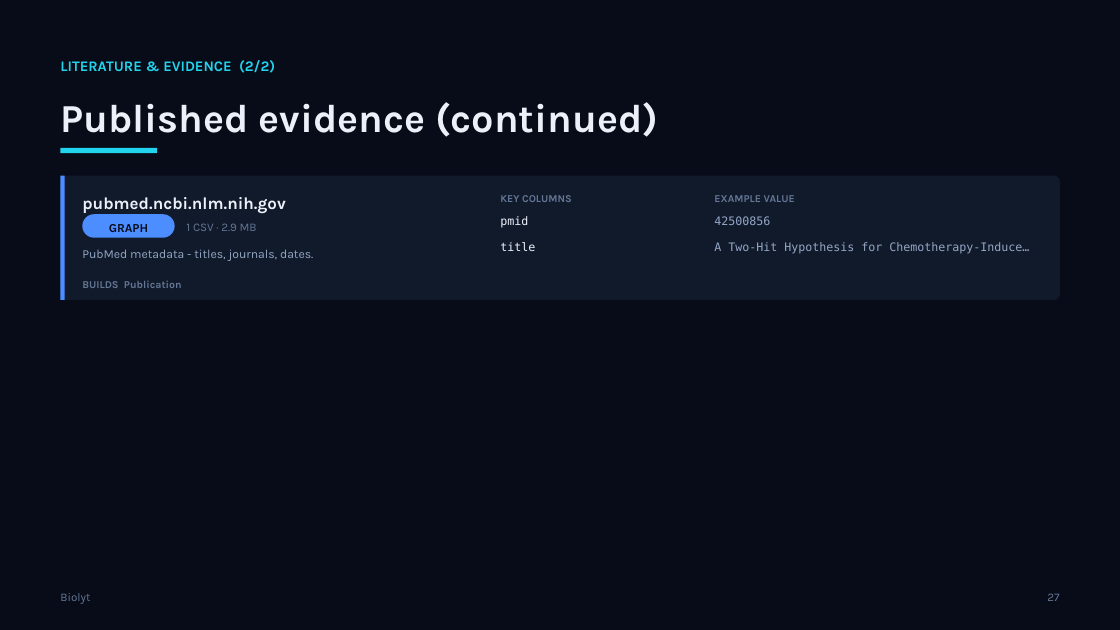
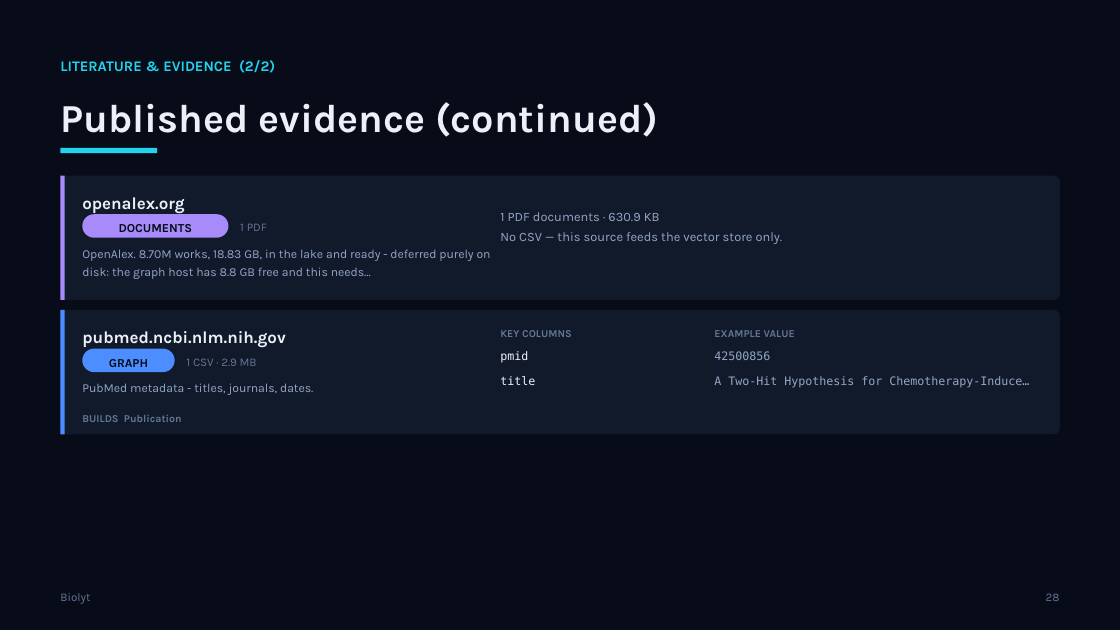
Before and after one commit to helmibiolyt/fullPipeline, a slide deck: slide 28 of presentation/Biolyt_Platform.pptx (slide 27 before the commit). Drawn at 1120x630 pixels with LibreOffice and Linux fonts; fonts in the diff are those of the drawing. Boxes give left, top, right and bottom in pixels: in the first picture for what was removed or moved away, otherwise in the second. Text is boxed around its words. In the diff, an @@ line names an element or a change of style, - is before the commit and + after.

```diff
--- a/presentation/Biolyt_Platform.pptx
+++ b/presentation/Biolyt_Platform.pptx
@@ rectangle at (60, 176, 65, 300): fill #4C8DFF to #A78BFA @@
@@ text at (82, 197, 184, 214): text changed @@
-pubmed.ncbi.nlm.nih.gov
+openalex.org
@@ rounded rectangle at (82, 214, 229, 238): fill #4C8DFF to #A78BFA @@
@@ rounded rectangle: place and size @@
-rounded rectangle at (82, 214, 175, 238)
+rounded rectangle at (82, 214, 229, 238)
@@ text added at (119, 224, 192, 232), 10.5 pt, text #070C18, bold @@
+DOCUMENTS
@@ text at (240, 224, 267, 231): text changed @@
-1 CSV · 2.9 MB
+1 PDF
@@ text added at (500, 212, 783, 244), 11 pt, text #93A6C4 @@
+1 PDF documents · 630.9 KB
+No CSV — this source feeds the vector store only.
@@ text at (82, 249, 491, 279): text changed @@
-PubMed metadata - titles, journals, dates.
+OpenAlex. 8.70M works, 18.83 GB, in the lake and ready - deferred purely on disk: the graph host has 8.8 GB free and this needs…
@@ rounded rectangle added at (60, 310, 1060, 434), fill #111A2B @@
@@ rectangle added at (60, 310, 65, 434), fill #4C8DFF @@
@@ text added at (82, 331, 286, 348), 14.5 pt, text #ECF1F9, bold @@
+pubmed.ncbi.nlm.nih.gov
@@ rounded rectangle added at (82, 349, 175, 372), fill #4C8DFF @@
@@ text added at (186, 358, 257, 366), 10 pt, text #637694 @@
+1 CSV · 2.9 MB
@@ 8 texts: place and size @@
-8 texts at (82, 195, 1029, 288)
+8 texts at (82, 330, 1029, 422)
@@ text added at (82, 383, 313, 395), 10.5 pt, text #93A6C4 @@
+PubMed metadata - titles, journals, dates.
@@ text at (1046, 593, 1060, 601): text changed @@
-27
+28
```
Also in this commit, not shown: 48 other slides changed, 1 slide added, 9 other files.
